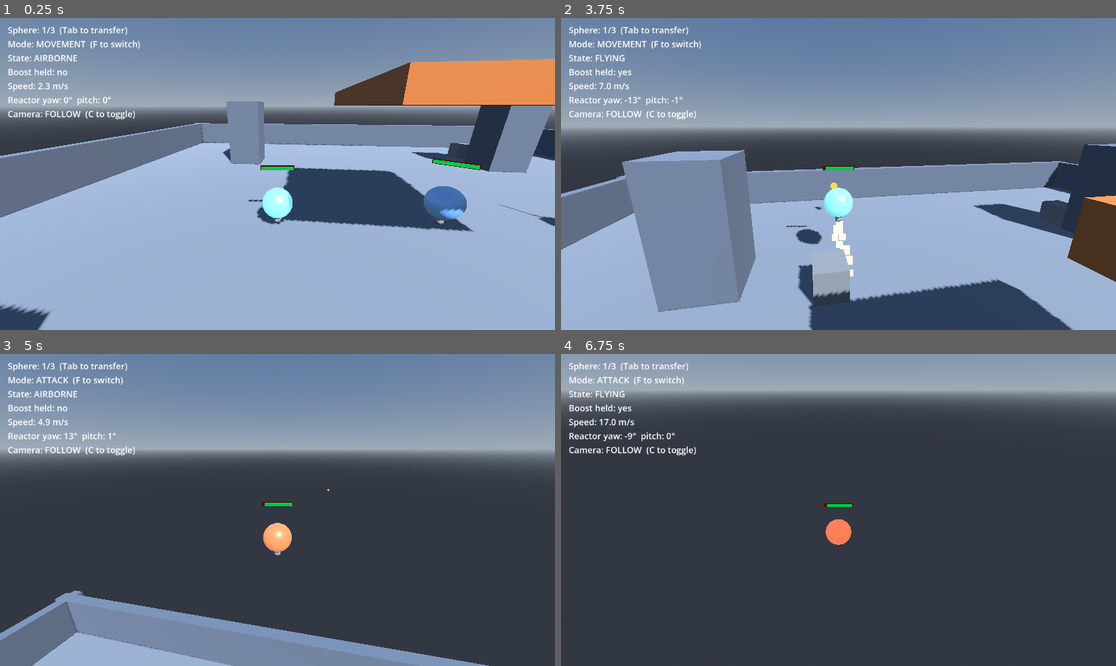
Above: before the commit, frames 1-4 (two rows, left to right).
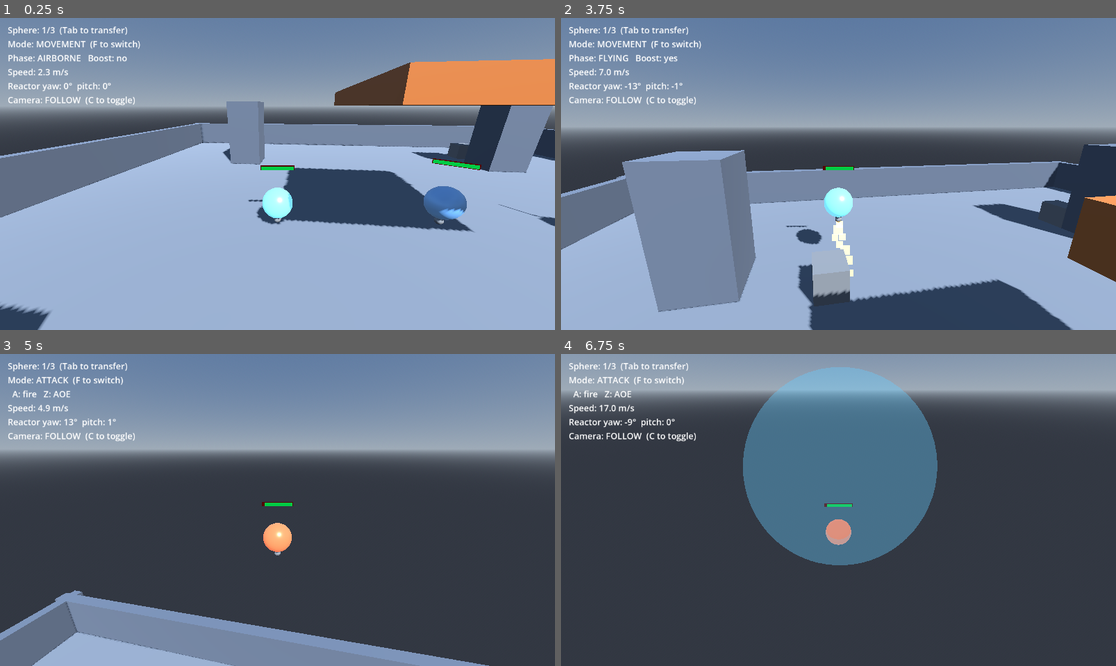
Above: after the commit, the same moments.

Repository: Thiiamas/Spheres
Game: Godot game, scene res://Main.tscn
Two runs of this game, one before a commit and one after it. Both use one fixed random seed, a clock stepped at 60 frames per second and the inputs below.
Inputs (mouse positions are in pixels of both pictures, inside the frame that each line leads up to):
- Up to frame 1 (0.25 s): no input
- Up to frame 2 (3.75 s): tap Enter (ui_accept) at 0.5 s; move the mouse to (866, 174) at 0.52 s; hold Shift (boost) 0.53-1.28 s; hold Z (move_forward) from 0.53 s (still down); tap A (attack) at 0.6, 3.05, 3.6 s; tap Space (jump) at 0.77, 1.07, 1.52, 1.82, 2.3, 2.85, 3.02, 3.32 s; move the mouse to (810, 174) at 1.27 s; tap Shift (boost) at 1.35 s; tap F (mode_toggle) at 1.55, 2.1 s; move the mouse to (849, 167) at 2.02 s; move the mouse to (832, 180) at 2.77 s; move the mouse to (877, 177) at 3.52 s; hold Shift (boost) from 3.53 s (still down)
- Up to frame 3 (5 s): keep holding Z (move_forward); tap Space (jump) at 3.77, 4.07, 4.52, 4.82 s; move the mouse to (233, 506) at 4.27 s; release Shift (boost) at 4.28 s; tap Shift (boost) at 4.35 s; tap F (mode_toggle) at 4.55 s
- Up to frame 4 (6.75 s): move the mouse to (844, 510) at 5.02 s; tap Down (cam_pan_down) at 5.1 s; tap Space (jump) at 5.3, 6.02, 6.32 s; move the mouse to (816, 503) at 5.77 s; release Z (move_forward) at 5.78 s; hold D (move_right) 5.78-6.53 s; tap Left (cam_pan_left) at 5.85 s; tap A (attack) at 6.05 s; move the mouse to (866, 510) at 6.52 s; hold Z (move_forward) from 6.53 s (still down); hold Shift (boost) from 6.53 s (still down); tap Right (cam_pan_right) at 6.6 s

The runs differ from the first frame. In frame 1, 1.0% of the frame differs, in the area x 1-25%, y 11-33%; in frame 2, 1.0%; in frame 3, 0.9%; in frame 4, 19%, in the area x 1-68%, y 4-68%.

Commit message:
Add AOE attack; refactor MOVE/ATTACK into a State pattern
Per request, make the sphere's MOVEMENT/ATTACK a proper control-state machine
(Godot best practice: state objects, not runtime set_script):
- SphereControlState (base) + MovementControlState / AttackControlState, held by
  SphereController, which keeps the mechanics (roll/jump/boost/fire/AOE) and
  delegates input + per-step physics to the active state.
- MOVEMENT reads move_*/jump/boost; ATTACK reads attack/aoe. Because each state
  reads distinct actions, Z serves as move_forward (MOVE) AND aoe (ATTACK) with
  no conflict — the active state decides what's consumed.

New AOE ability (Z, ATTACK mode only):
- _perform_aoe() runs in the physics step: intersect_shape (radius, enemy
  layer 2) -> take_hit on each enemy; AoeBlast.tscn shows an expanding dome.
  Cooldown aoe_cooldown (3s). Projectile (A) is now also ATTACK-mode-only.
- Renamed the locomotion var state -> movement_phase (clearer vs control state);
  HUD updated + shows attack-key hints in ATTACK mode.

Add `aoe` action (Z). Sync phase1/phase4 docs + PLAN.

Verified headless: MOVE<->ATTACK swaps the state object + tint, AOE deals
damage (enemy 40->5) and spawns the blast, no console errors.

Co-Authored-By: Claude Opus 4.8 <noreply@anthropic.com>

Diff:
--- /dev/null
+++ b/AoeBlast.gd
@@ -0,0 +1,44 @@
+extends Node3D
+class_name AoeBlast
+
+## Purely cosmetic: an expanding translucent dome that visualises an AOE blast,
+## fading out as it grows, then frees itself. Damage is dealt by the caster; this
+## just shows the radius.
+
+@export var duration: float = 0.35
+
+var _radius: float = 5.0
+var _elapsed: float = 0.0
+var _material: StandardMaterial3D
+
+@onready var _mesh: MeshInstance3D = $MeshInstance3D
+
+
+## Set the blast's final radius (matches the caster's aoe_radius).
+func play(radius: float) -> void:
+	_radius = radius
+
+
+func _ready() -> void:
+	# Own a private material copy so fading doesn't touch the shared resource.
+	var m := _mesh.get_active_material(0)
+	if m is StandardMaterial3D:
+		_material = m.duplicate()
+		_mesh.material_override = _material
+
+
+func _process(delta: float) -> void:
+	_elapsed += delta
+	var t := _elapsed / duration
+	if t >= 1.0:
+		queue_free()
+		return
+
+	# Mesh is a unit-radius sphere, so scale == world radius.
+	var s := maxf(_radius * t, 0.001)
+	_mesh.scale = Vector3(s, s, s)
+
+	if _material:
+		var fade := 1.0 - t
+		_material.albedo_color.a = 0.45 * fade
+		_material.emission_energy_multiplier = 2.0 * fade
--- /dev/null
+++ b/AoeBlast.tscn
@@ -0,0 +1,23 @@
+[gd_scene load_steps=4 format=3]
+
+[ext_resource type="Script" path="res://AoeBlast.gd" id="1_blast"]
+
+[sub_resource type="StandardMaterial3D" id="Mat_blast"]
+transparency = 1
+shading_mode = 0
+cull_mode = 2
+albedo_color = Color(0.4, 0.8, 1, 0.45)
+emission_enabled = true
+emission = Color(0.4, 0.85, 1, 1)
+emission_energy_multiplier = 2.0
+
+[sub_resource type="SphereMesh" id="Mesh_blast"]
+material = SubResource("Mat_blast")
+radius = 1.0
+height = 2.0
+
+[node name="AoeBlast" type="Node3D"]
+script = ExtResource("1_blast")
+
+[node name="MeshInstance3D" type="MeshInstance3D" parent="."]
+mesh = SubResource("Mesh_blast")
--- /dev/null
+++ b/AttackControlState.gd
@@ -0,0 +1,34 @@
+extends SphereControlState
+class_name AttackControlState
+
+## ATTACK: the sphere holds position (no roll / jump / boost) and instead fires
+## abilities — A = aimed projectile, Z = area blast (AOE). Reactor/mouse aiming
+## stays live so projectiles can be aimed.
+
+
+func enter() -> void:
+	# Cancel any pending mobility so nothing fires when we lock movement.
+	sphere.cancel_buffered_jumps()
+	sphere.set_boost_emitting(false)
+
+
+func handle_input(delta: float) -> void:
+	sphere.tick_attack_timers(delta)
+	if Input.is_action_just_pressed("attack"):
+		sphere.try_fire_projectile()
+	if Input.is_action_just_pressed("aoe"):
+		sphere.try_cast_aoe()
+
+
+func physics(_physics_state: PhysicsDirectBodyState3D) -> void:
+	# Movement is locked. The body still simulates (gravity, collisions); the
+	# player simply applies no roll / jump / boost while attacking.
+	pass
+
+
+func tint() -> Color:
+	return sphere.attack_color
+
+
+func label() -> String:
+	return "ATTACK"
--- a/HUD.gd
+++ b/HUD.gd
@@ -27,20 +27,20 @@
 		text = "(no active sphere)"
 		return
 
-	var state_name: String = SphereController.State.keys()[ball.state]
 	var mode_name: String = SphereController.Mode.keys()[ball.mode]
+	var phase_name: String = SphereController.State.keys()[ball.movement_phase]
 	var boosting := Input.is_action_pressed("boost")
 
 	var lines := []
 	var count := Consciousness.spheres.size()
 	if count > 1:
 		lines.append("Sphere: %d/%d  (Tab to transfer)" % [Consciousness.current_index + 1, count])
-	lines.append_array([
-		"Mode: %s  (F to switch)" % mode_name,
-		"State: %s" % state_name,
-		"Boost held: %s" % ("yes" if boosting else "no"),
-		"Speed: %.1f m/s" % ball.linear_velocity.length(),
-	])
+	lines.append("Mode: %s  (F to switch)" % mode_name)
+	if ball.mode == SphereController.Mode.ATTACK:
+		lines.append("  A: fire   Z: AOE")
+	else:
+		lines.append("Phase: %s   Boost: %s" % [phase_name, ("yes" if boosting else "no")])
+	lines.append("Speed: %.1f m/s" % ball.linear_velocity.length())
 	if reactor != null:
 		lines.append("Reactor yaw: %.0f°  pitch: %.0f°" % [reactor.yaw, reactor.pitch])
 	if camera != null:
--- /dev/null
+++ b/MovementControlState.gd
@@ -0,0 +1,29 @@
+extends SphereControlState
+class_name MovementControlState
+
+## MOVEMENT: roll on the ground, jump / double-jump, and boost-fly. No attacks.
+## Movement input (move_*, jump, boost) is read only here, so it never collides
+## with the attack abilities bound to the same keys in AttackControlState.
+
+
+func handle_input(_delta: float) -> void:
+	sphere.buffer_jump_input()
+
+
+func physics(physics_state: PhysicsDirectBodyState3D) -> void:
+	if sphere.is_grounded():
+		sphere.apply_roll(physics_state)
+	sphere.consume_jumps(physics_state)
+
+	var flying := sphere.movement_phase == SphereController.State.FLYING
+	sphere.set_boost_emitting(flying)
+	if flying:
+		sphere.apply_boost(physics_state)
+
+
+func tint() -> Color:
+	return sphere.movement_color
+
+
+func label() -> String:
+	return "MOVE"
--- a/Sphere.tscn
+++ b/Sphere.tscn
@@ -1,9 +1,10 @@
-[gd_scene load_steps=18 format=3]
+[gd_scene load_steps=19 format=3]
 
 [ext_resource type="Script" uid="uid://bbve772w8ey0t" path="res://SphereController.gd" id="1_ctrl"]
 [ext_resource type="Script" uid="uid://dnopq63lncmyw" path="res://Reactor.gd" id="2_react"]
 [ext_resource type="Script" path="res://HPBar3D.gd" id="3_hpbar"]
 [ext_resource type="PackedScene" path="res://Projectile.tscn" id="4_proj"]
+[ext_resource type="PackedScene" path="res://AoeBlast.tscn" id="5_aoe"]
 
 [sub_resource type="SphereMesh" id="Sphere_ball"]
 
@@ -74,6 +75,7 @@
 double_jump_force = 4.0
 boost_force = 12.0
 projectile_scene = ExtResource("4_proj")
+aoe_effect_scene = ExtResource("5_aoe")
 hp_bar = NodePath("HPBar3D")
 ball_mesh = NodePath("MeshInstance3D")
 reactor = NodePath("Reactor")
--- /dev/null
+++ b/SphereControlState.gd
@@ -0,0 +1,47 @@
+extends RefCounted
+class_name SphereControlState
+
+## State pattern for the *active* sphere's control mode. A control state maps
+## player input to the sphere's capabilities and chooses which physics
+## behaviours run each step. The sphere (SphereController) owns the mechanics —
+## rolling, jumping, boosting, firing, AOE — and the state only drives them.
+##
+## Why state objects instead of swapping the node's script at runtime: Godot
+## discourages set_script() mid-game (it discards node state and is fragile to
+## refactors). A small RefCounted state held by the controller is the idiomatic,
+## testable State-pattern approach and keeps one stable script on the node.
+
+var sphere: SphereController
+
+
+func _init(controller: SphereController) -> void:
+	sphere = controller
+
+
+## Called when this state becomes active / inactive.
+func enter() -> void:
+	pass
+
+
+func exit() -> void:
+	pass
+
+
+## Per-frame input handling (called from the sphere's _process).
+func handle_input(_delta: float) -> void:
+	pass
+
+
+## Per-physics-step behaviour (called from the sphere's _integrate_forces).
+func physics(_physics_state: PhysicsDirectBodyState3D) -> void:
+	pass
+
+
+## Albedo / glow colour that signals this state on the ball.
+func tint() -> Color:
+	return Color.WHITE
+
+
+## Short name shown in the HUD.
+func label() -> String:
+	return "?"
--- a/SphereController.gd
+++ b/SphereController.gd
@@ -4,16 +4,17 @@
 ## Player ball. A RigidBody3D sphere that rolls on the ground, jumps / double
 ## jumps, and boosts through the air using the Reactor's thrust direction.
 ##
-## State machine:
-##   GROUNDED - touching the ground. WASD rolls the ball; Space jumps.
-##   AIRBORNE - in the air. Space double-jumps (once); Shift starts boosting.
-##   FLYING   - airborne AND holding boost. Reactor thrust is applied each step.
+## Locomotion phase (physics): GROUNDED / AIRBORNE / FLYING — recomputed each step.
+##
+## Control state (State pattern): MOVEMENT vs ATTACK, toggled with "mode_toggle"
+## (F). The active control state maps input and decides which behaviours run; the
+## mechanics below are the sphere's reusable capabilities. See SphereControlState.
 
 enum State { GROUNDED, AIRBORNE, FLYING }
 
-## High-level player mode. MOVEMENT lets the ball roll/jump/boost; ATTACK locks
-## movement (placeholder — attack behaviour is implemented later). Toggle with
-## the "mode_toggle" action. The ball changes colour as a visual cue.
+## High-level control mode. MOVEMENT = roll/jump/boost; ATTACK = hold position
+## and fire abilities. Kept as an enum for the HUD and the toggle; the behaviour
+## lives in the matching SphereControlState object.
 enum Mode { MOVEMENT, ATTACK }
 
 @export_group("Rolling")
@@ -58,7 +59,7 @@
 @export var hp_bar: Node3D
 
 @export_group("Attack")
-## Projectile fired on the "attack" action (A). Aimed at the mouse target.
+## Projectile fired with the "attack" action (A) in ATTACK mode. Aimed at the mouse.
 @export var projectile_scene: PackedScene
 ## Minimum seconds between shots.
 @export var attack_cooldown: float = 0.5
@@ -67,12 +68,24 @@
 ## Damage handed to the projectile (Enemy.take_hit).
 @export var projectile_damage: float = 35.0
 
+@export_group("AOE Attack")
+## Cosmetic blast spawned on the "aoe" action (Z) in ATTACK mode.
+@export var aoe_effect_scene: PackedScene
+## Radius of the area blast.
+@export var aoe_radius: float = 5.0
+## Damage dealt to every enemy in the radius.
+@export var aoe_damage: float = 35.0
+## Minimum seconds between blasts.
+@export var aoe_cooldown: float = 3.0
+
 @export_group("References")
 @export var reactor: Reactor
 @export var camera: SphereCamera ## Provides the view yaw so roll matches the active camera mode.
 @export var boost_particles: GPUParticles3D ## Optional; emits while FLYING.
 
-var state: State = State.AIRBORNE
+## Current locomotion phase (GROUNDED / AIRBORNE / FLYING).
+var movement_phase: State = State.AIRBORNE
+## Current control mode; mirrors the active control state for external readers.
 var mode: Mode = Mode.MOVEMENT
 
 ## Whether this sphere is the one the consciousness currently controls. Passive
@@ -83,7 +96,12 @@
 ## Current hit points. Reaches 0 -> the sphere is destroyed.
 var hp: float = 100.0
 
+# Active control state (State pattern). Null while passive.
+var _control: SphereControlState = null
+
 var _attack_timer: float = 0.0
+var _aoe_timer: float = 0.0
+var _aoe_pending: bool = false # set in input, consumed in physics (space queries need physics)
 
 # Per-instance copy of the ball material so recolouring doesn't touch the shared resource.
 var _mode_material: StandardMaterial3D = null
@@ -115,34 +133,17 @@
 	# starts active; until then this sphere sits crystallised (set_passive).
 	Consciousness.register(self)
 
-	print("[Ball] reactor=", reactor, " camera=", camera, " boost_force=", boost_force)
-
 
 func _process(delta: float) -> void:
 	# Passive (crystallised) spheres ignore all input.
 	if not is_controlled:
 		return
 
-	# Firing works in both movement modes (aiming is always available).
-	_attack_timer -= delta
-	if Input.is_action_just_pressed("attack") and _attack_timer <= 0.0:
-		_fire_projectile()
-		_attack_timer = attack_cooldown
-
 	if Input.is_action_just_pressed("mode_toggle"):
 		_toggle_mode()
 
-	# Movement input is ignored entirely in ATTACK mode.
-	if mode != Mode.MOVEMENT:
-		return
-
-	# Buffer jump presses here for crisp edge detection; consume them in physics.
-	if Input.is_action_just_pressed("jump"):
-		if _is_grounded:
-			_jump_queued = true
-		elif _can_double_jump:
-			_double_jump_queued = true
-			_can_double_jump = false
+	if _control:
+		_control.handle_input(delta)
 
 
 func _integrate_forces(physics_state: PhysicsDirectBodyState3D) -> void:
@@ -152,54 +153,43 @@
 		return
 
 	_update_grounded(physics_state)
-	_update_state()
-
-	var can_move := mode == Mode.MOVEMENT
-
-	# Exhaust particles fire only while actively boosting in MOVEMENT mode.
-	if boost_particles:
-		boost_particles.emitting = can_move and state == State.FLYING
-
-	# ATTACK mode locks all movement. Drop any buffered jumps so they don't
-	# fire when switching back.
-	if not can_move:
-		_jump_queued = false
-		_double_jump_queued = false
-		return
-
-	if _is_grounded:
-		_apply_roll(physics_state)
-
-	if _jump_queued:
-		_do_jump(physics_state, jump_force)
-		_jump_queued = false
-		_can_double_jump = true # one double jump becomes available after leaving ground
-
-	if _double_jump_queued:
-		_do_jump(physics_state, double_jump_force)
-		_double_jump_queued = false
-
-	if state == State.FLYING:
-		_apply_boost(physics_state)
-
+	_update_phase()
+
+	if _control:
+		_control.physics(physics_state)
+
+	# Area queries must run in the physics step; the attack state only requests.
+	if _aoe_pending:
+		_aoe_pending = false
+		_perform_aoe()
+
+
+# --- Control state machine -------------------------------------------------
 
 func _toggle_mode() -> void:
-	mode = Mode.ATTACK if mode == Mode.MOVEMENT else Mode.MOVEMENT
+	_enter_control_state(Mode.MOVEMENT if mode == Mode.ATTACK else Mode.ATTACK)
+
+
+func _enter_control_state(new_mode: Mode) -> void:
+	if _control:
+		_control.exit()
+	mode = new_mode
+	_control = MovementControlState.new(self) if mode == Mode.MOVEMENT else AttackControlState.new(self)
+	_control.enter()
 	_apply_visual()
 
 
 ## --- Consciousness transfer (Phase 2) -------------------------------------
 
 ## Take control of this sphere: thaw the physics, re-enable its reactor, and
-## reset to MOVEMENT mode. Called by the Consciousness autoload.
+## start in MOVEMENT mode. Called by the Consciousness autoload.
 func set_active() -> void:
 	is_controlled = true
-	mode = Mode.MOVEMENT
 	freeze = false
 	if reactor:
 		reactor.set_process(true)
 		reactor.set_process_input(true)
-	_apply_visual()
+	_enter_control_state(Mode.MOVEMENT)
 
 
 ## Crystallise this sphere: stop dead, freeze the body so it becomes an immovable
@@ -209,13 +199,14 @@
 	linear_velocity = Vector3.ZERO
 	angular_velocity = Vector3.ZERO
 	freeze = true
-	_jump_queued = false
-	_double_jump_queued = false
+	cancel_buffered_jumps()
+	if _control:
+		_control.exit()
+		_control = null
 	if reactor:
 		reactor.set_process(false)
 		reactor.set_process_input(false)
-	if boost_particles:
-		boost_particles.emitting = false
+	set_boost_emitting(false)
 	_apply_visual()
 
 
@@ -226,6 +217,76 @@
 
 func get_reactor() -> Reactor:
 	return reactor
+
+
+## --- Capabilities (driven by the control states) --------------------------
+
+func is_grounded() -> bool:
+	return _is_grounded
+
+
+func set_boost_emitting(on: bool) -> void:
+	if boost_particles:
+		boost_particles.emitting = on
+
+
+## Buffer a jump press for crisp edge detection; consumed in physics.
+func buffer_jump_input() -> void:
+	if Input.is_action_just_pressed("jump"):
+		if _is_grounded:
+			_jump_queued = true
+		elif _can_double_jump:
+			_double_jump_queued = true
+			_can_double_jump = false
+
+
+func cancel_buffered_jumps() -> void:
+	_jump_queued = false
+	_double_jump_queued = false
+
+
+func consume_jumps(physics_state: PhysicsDirectBodyState3D) -> void:
+	if _jump_queued:
+		_do_jump(physics_state, jump_force)
+		_jump_queued = false
+		_can_double_jump = true # one double jump becomes available after leaving ground
+	if _double_jump_queued:
+		_do_jump(physics_state, double_jump_force)
+		_double_jump_queued = false
+
+
+func apply_roll(physics_state: PhysicsDirectBodyState3D) -> void:
+	var input := Input.get_vector("move_left", "move_right", "move_forward", "move_back")
+	if input == Vector2.ZERO:
+		_apply_ground_brake(physics_state)
+		return
+
+	# Map input to a horizontal world direction relative to the active camera's
+	# view yaw, so "forward" is always away-from-camera in BOTH follow and RTS
+	# modes. Falls back to the reactor yaw if no camera is assigned.
+	var view_yaw := camera.get_view_yaw() if camera else (reactor.yaw if reactor else 0.0)
+	var yaw_basis := Basis(Vector3.UP, deg_to_rad(view_yaw))
+	var dir := (yaw_basis * Vector3(input.x, 0.0, input.y)).normalized()
+
+	# To roll the ball toward `dir`, spin it about the horizontal axis UP x dir.
+	physics_state.apply_torque(Vector3.UP.cross(dir) * roll_torque)
+
+	# Clamp spin magnitude.
+	var spin := physics_state.angular_velocity
+	if spin.length() > max_roll_speed:
+		physics_state.angular_velocity = spin.normalized() * max_roll_speed
+
+
+func apply_boost(physics_state: PhysicsDirectBodyState3D) -> void:
+	if reactor == null:
+		return
+	# Thrust is opposite the nozzle direction: nozzle points down -> push up.
+	# Integrate it into velocity directly (boost_force is treated as an
+	# acceleration in m/s^2). We do this rather than apply_central_force because
+	# direct velocity writes reliably take effect inside _integrate_forces here,
+	# matching how the jump works.
+	var thrust := -reactor.get_reactor_dir() * boost_force
+	physics_state.linear_velocity += thrust * physics_state.step
 
 
 ## --- Health / combat (Phase 3) --------------------------------------------
@@ -240,6 +301,27 @@
 		_die()
 
 
+## --- Attacks (Phase 4, only in ATTACK mode) -------------------------------
+
+func tick_attack_timers(delta: float) -> void:
+	_attack_timer -= delta
+	_aoe_timer -= delta
+
+
+func try_fire_projectile() -> void:
+	if _attack_timer > 0.0:
+		return
+	_attack_timer = attack_cooldown
+	_fire_projectile()
+
+
+func try_cast_aoe() -> void:
+	if _aoe_timer > 0.0:
+		return
+	_aoe_timer = aoe_cooldown
+	_aoe_pending = true # executed next physics step (see _integrate_forces)
+
+
 ## Fire a projectile toward where the mouse is aiming. The camera resolves the
 ## world-space aim point via its current AimStrategy, so this code doesn't care
 ## whether we're in FOLLOW or RTS mode.
@@ -258,6 +340,34 @@
 	proj.global_position = origin + dir * 0.8
 	if proj.has_method("launch"):
 		proj.launch(dir, projectile_damage, projectile_speed)
+
+
+## Damage every enemy within aoe_radius and spawn the blast visual. Run from the
+## physics step so the shape query is valid.
+func _perform_aoe() -> void:
+	var space := get_world_3d().direct_space_state
+	var shape := SphereShape3D.new()
+	shape.radius = aoe_radius
+	var query := PhysicsShapeQueryParameters3D.new()
+	query.shape = shape
+	query.transform = Transform3D(Basis(), global_position)
+	query.collision_mask = 2 # enemies live on physics layer 2
+	for hit in space.intersect_shape(query, 64):
+		var body = hit.get("collider")
+		if body and body.has_method("take_hit"):
+			body.take_hit(aoe_damage)
+
+	if aoe_effect_scene:
+		# Defer the spawn so we don't add a node mid-physics-step.
+		_spawn_aoe_effect.call_deferred(global_position)
+
+
+func _spawn_aoe_effect(at: Vector3) -> void:
+	var fx := aoe_effect_scene.instantiate()
+	get_tree().current_scene.add_child(fx)
+	fx.global_position = at
+	if fx.has_method("play"):
+		fx.play(aoe_radius)
 
 
 ## Leave the consciousness pool (which reassigns control if this was the active
@@ -275,8 +385,8 @@
 		hp_bar.update_bar(hp, max_hp)
 
 
-## Recolour the ball so its mode (when active) or crystallised state (passive)
-## is readable at a glance.
+## Recolour the ball so its control state (when active) or crystallised state
+## (passive) is readable at a glance.
 func _apply_visual() -> void:
 	if _mode_material == null:
 		return
@@ -286,13 +396,15 @@
 		col = passive_color
 		energy = 0.35 # faint, icy glow
 	else:
-		col = movement_color if mode == Mode.MOVEMENT else attack_color
+		col = _control.tint() if _control else movement_color
 		energy = 1.6
 	_mode_material.albedo_color = col
 	_mode_material.emission_enabled = true
 	_mode_material.emission = col
 	_mode_material.emission_energy_multiplier = energy
 
+
+# --- Internal physics helpers ---------------------------------------------
 
 func _update_grounded(physics_state: PhysicsDirectBodyState3D) -> void:
 	_is_grounded = false
@@ -303,41 +415,16 @@
 			return
 
 
-func _update_state() -> void:
+func _update_phase() -> void:
 	if _is_grounded:
-		state = State.GROUNDED
+		movement_phase = State.GROUNDED
 		_can_double_jump = false # refreshed on next ground jump
 	elif Input.is_action_pressed("boost"):
-		state = State.FLYING
+		movement_phase = State.FLYING
 	else:
-		state = State.AIRBORNE
-
-
-func _apply_roll(physics_state: PhysicsDirectBodyState3D) -> void:
-	var input := Input.get_vector("move_left", "move_right", "move_forward", "move_back")
-	if input == Vector2.ZERO:
-		_apply_ground_brake(physics_state)
-		return
-
-	# Map input to a horizontal world direction relative to the active camera's
-	# view yaw, so "forward" is always away-from-camera in BOTH follow and RTS
-	# modes. Falls back to the reactor yaw if no camera is assigned.
-	var view_yaw := camera.get_view_yaw() if camera else (reactor.yaw if reactor else 0.0)
-	var yaw_basis := Basis(Vector3.UP, deg_to_rad(view_yaw))
-	var dir := (yaw_basis * Vector3(input.x, 0.0, input.y)).normalized()
-
-	# To roll the ball toward `dir`, spin it about the horizontal axis UP x dir.
-	physics_state.apply_torque(Vector3.UP.cross(dir) * roll_torque)
-
-	# Clamp spin magnitude.
-	var spin := physics_state.angular_velocity
-	if spin.length() > max_roll_speed:
-		physics_state.angular_velocity = spin.normalized() * max_roll_speed
-
-
-## With no input on the ground, bleed off spin and horizontal drift so the ball
-## settles quickly instead of coasting. Exponential decay keeps it frame-rate
-## independent; vertical velocity is left alone so gravity/landing still work.
+		movement_phase = State.AIRBORNE
+
+
 func _apply_ground_brake(physics_state: PhysicsDirectBodyState3D) -> void:
 	if brake_strength <= 0.0:
 		return
@@ -355,15 +442,3 @@
 	var v := physics_state.linear_velocity
 	v.y = force
 	physics_state.linear_velocity = v
-
-
-func _apply_boost(physics_state: PhysicsDirectBodyState3D) -> void:
-	if reactor == null:
-		return
-	# Thrust is opposite the nozzle direction: nozzle points down -> push up.
-	# Integrate it into velocity directly (boost_force is treated as an
-	# acceleration in m/s^2). We do this rather than apply_central_force because
-	# direct velocity writes reliably take effect inside _integrate_forces here,
-	# matching how the jump works.
-	var thrust := -reactor.get_reactor_dir() * boost_force
-	physics_state.linear_velocity += thrust * physics_state.step
--- a/project.godot
+++ b/project.godot
@@ -102,6 +102,11 @@
 , Object(InputEventMouseButton,"resource_local_to_scene":false,"resource_name":"","device":-1,"window_id":0,"alt_presse …(244 unchanged characters)…
 ]
 }
+aoe={
+"deadzone": 0.5,
+"events": [Object(InputEventKey,"resource_local_to_scene":false,"resource_name":"","device":-1,"window_id":0,"alt_pressed":false,"shift_pressed":false,"ctrl_pressed":false,"meta_pressed":false,"pressed":false,"keycode":90,"physical_keycode":0,"key_label":0,"unicode":122,"location":0,"echo":false,"script":null)
+]
+}
 cam_pan_left={
 "deadzone": 0.5,
 "events": [Object(InputEventKey,"resource_local_to_scene":false,"resource_name":"","device":-1,"window_id":0,"alt_press …(195 unchanged characters)…
Not shown, added: AoeBlast.gd.uid
Not shown, added: AttackControlState.gd.uid
Not shown, added: MovementControlState.gd.uid
Not shown, added: SphereControlState.gd.uid
Not shown, changed: Docs/PLAN.md
Not shown, changed: Docs/phase1_movement.md
Not shown, changed: Docs/phase4_loop.md
